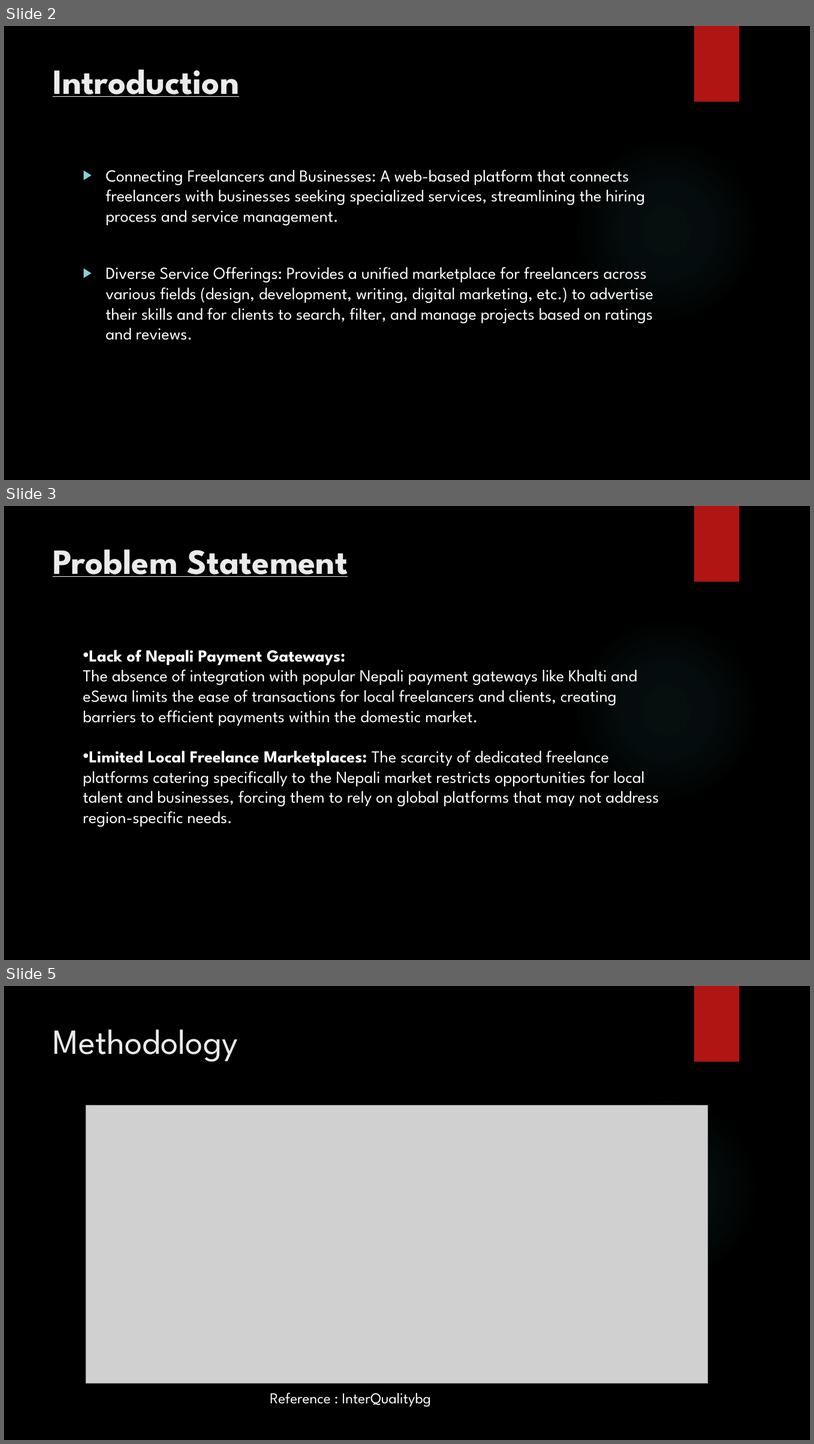
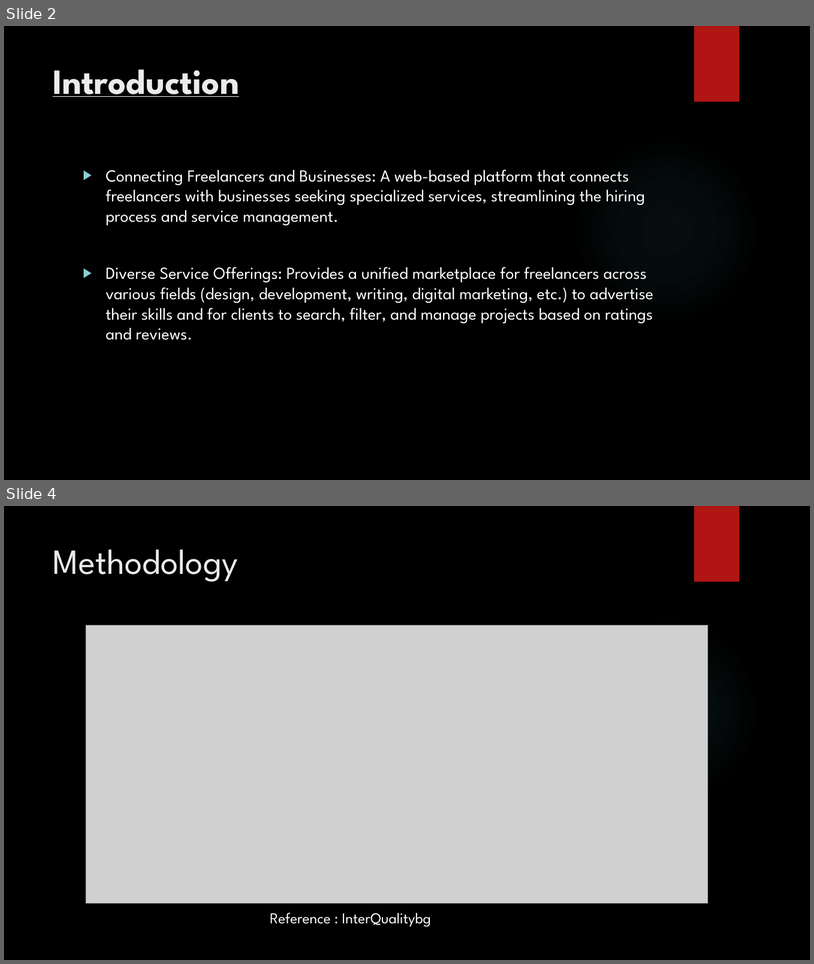
Before and after one commit to suyanthapa/Freelancing-Project, a slide deck: Documentation/Freelancing-Platform.pptx. Shown one above the other, each under a label of ours: slides 2, 3 and 5 before the commit, slides 2 and 4 after it; the slides between them are not shown. The pictures are 814x1444 and 814x964 pixels, drawn with LibreOffice and Linux fonts; fonts in the diff are those of the drawing; grey boxes stand for pictures; background and template pictures are left out. Boxes give left, top, right and bottom in pixels: in the first picture for what was removed or moved away, otherwise in the second. Text is boxed around its words. In the diff, an @@ line names an element or a change of style, - is before the commit and + after.

```diff
--- a/Documentation/Freelancing-Platform.pptx
+++ b/Documentation/Freelancing-Platform.pptx
@@ slide 3 removed at (4,506,810,960), background picture (left out); not listed: 2 template elements that a slide beside it also shows @@
@@ title removed at (53,549,348,577) @@
-Problem Statement
@@ text removed at (83,649,659,826) @@
-• Lack of Nepali Payment Gateways:
-The absence of integration with popular Nepali payment gateways like Khalti and eSewa limits the ease of transactions for local freelancers and clients, creating barriers to efficient payments within the domestic market.
-• Limited Local Freelance Marketplaces: The scarcity of dedicated freelance platforms catering specifically to the Nepali market restricts opportunities for local talent and businesses, forcing them to rely on global platforms that may not address region-specific needs.
@@ what was slide 5 is now slide 4 @@
```
Also in this commit, not shown: 4 slides changed, 2 slides added, 5 other slides removed, 4 other files.
